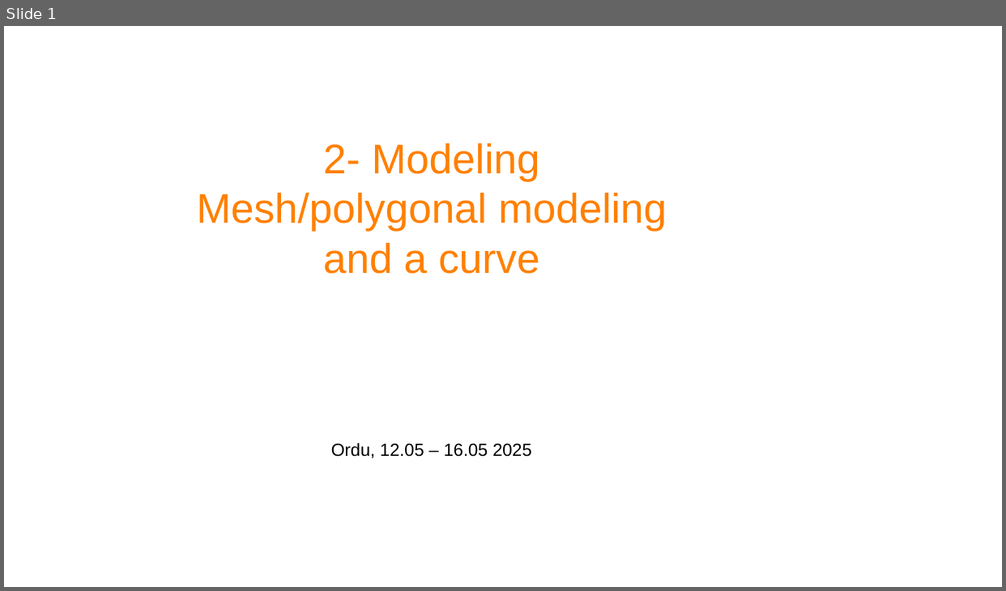
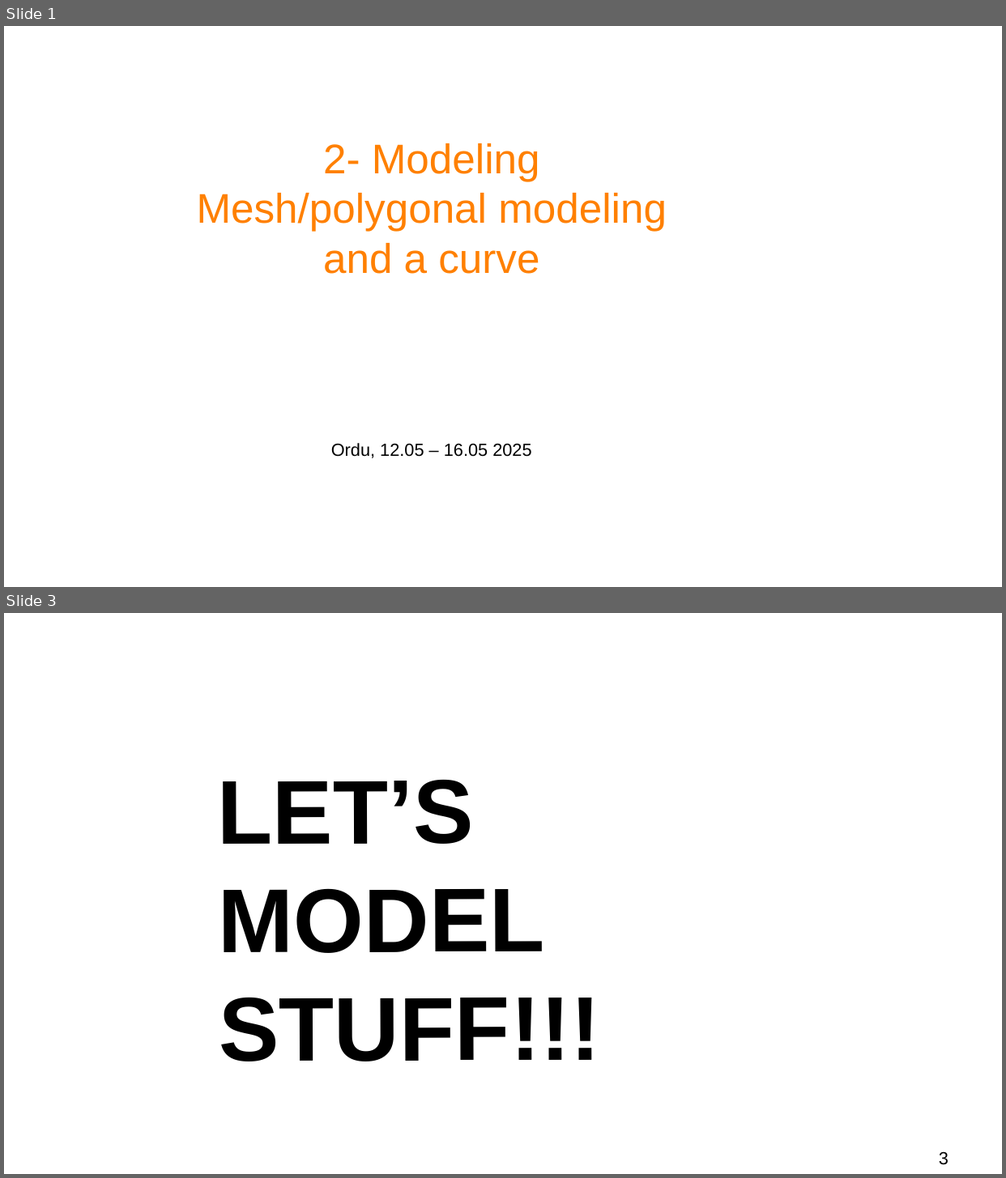
Before and after one commit to projetoalfobre/Ordu-2025-3d-training, a slide deck: presentations/2-modeling.odp. Shown one above the other, each under a label of ours: slide 1 before the commit, slides 1 and 3 after it; the slides between them are not shown. The pictures are 1006x591 and 1006x1178 pixels, drawn with LibreOffice and Linux fonts; fonts in the diff are those of the drawing; background and template pictures are left out. Boxes give left, top, right and bottom in pixels: in the first picture for what was removed or moved away, otherwise in the second. Text is boxed around its words. In the diff, an @@ line names an element or a change of style, - is before the commit and + after.

```diff
--- a/presentations/2-modeling.odp
+++ b/presentations/2-modeling.odp
@@ slide 3 added at box(4, 613, 1002, 1174), background #FFFFFF @@
@@ text added at box(218, 780, 601, 1062), 72 pt, text #000000, bold @@
+LET’S MODEL STUFF!!!
@@ page number added at box(939, 1152, 948, 1165), 14 pt, text #000000 @@
+3
```
Also in this commit, not shown: 1 slide changed, 7 other files.
